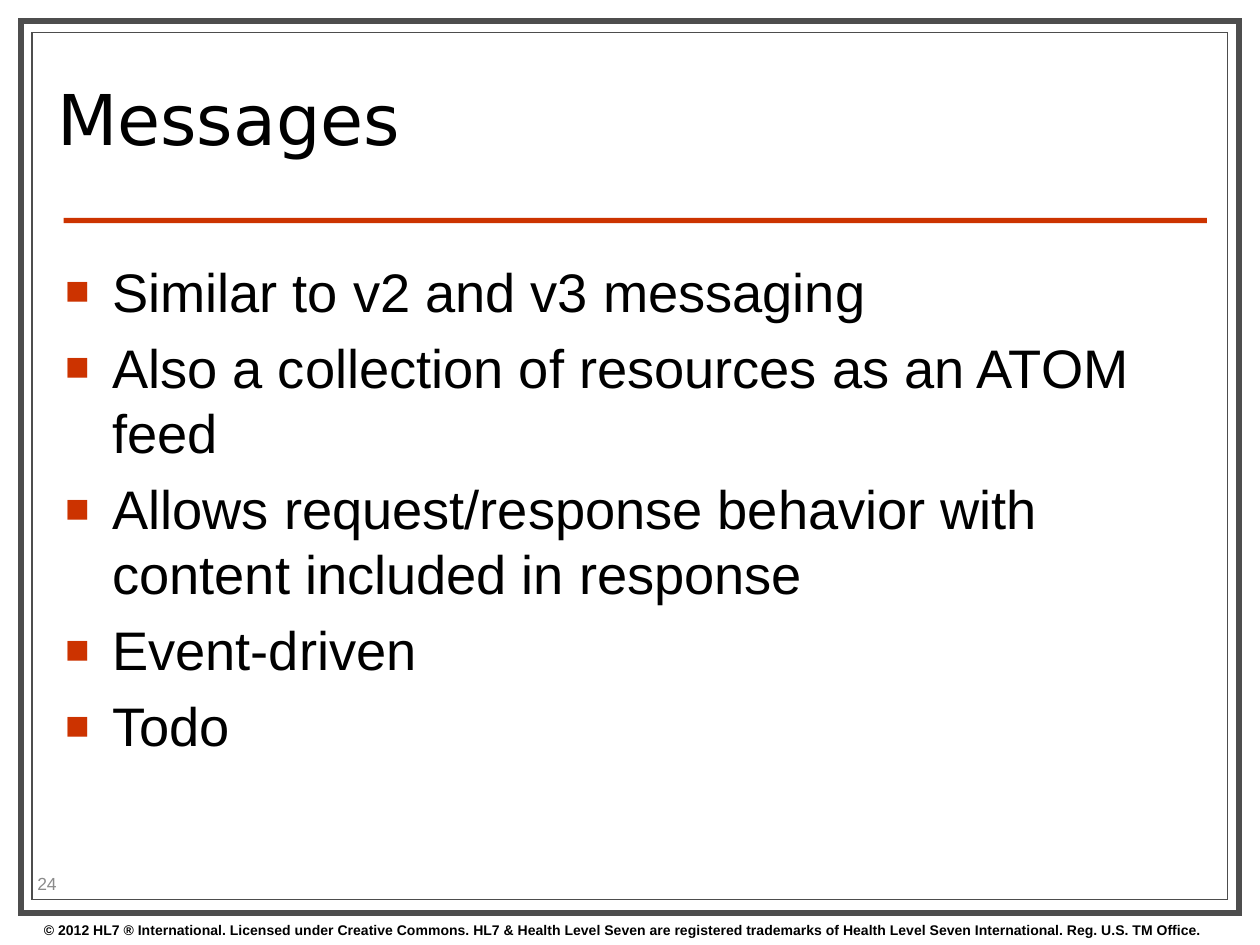
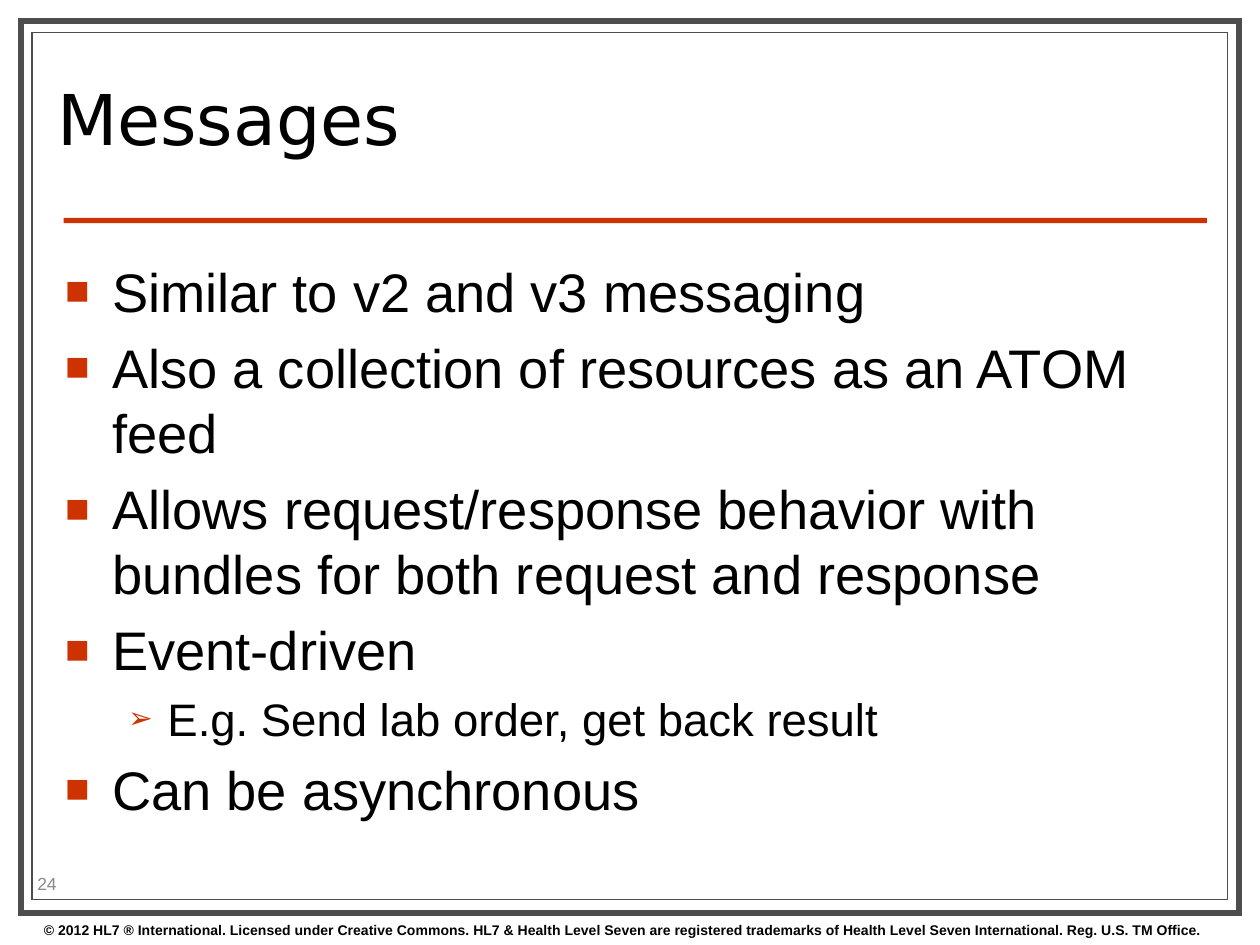
Before and after one commit to vista-novo/fhir, a slide deck: slide 24 of presentations/2013-01 Tutorials/Introduction to FHIR.pptx. Drawn at 1260x945 pixels with LibreOffice and Linux fonts; fonts in the diff are those of the drawing; background and template pictures are left out. Boxes give left, top, right and bottom in pixels: in the first picture for what was removed or moved away, otherwise in the second. Text is boxed around its words. In the diff, an @@ line names an element or a change of style, - is before the commit and + after.

```diff
--- a/presentations/2013-01 Tutorials/Introduction to FHIR.pptx
+++ b/presentations/2013-01 Tutorials/Introduction to FHIR.pptx
@@ text at <box>112,489,1040,605</box>: text changed @@
-■ Allows request/response behavior with content included in response
+■ Allows request/response behavior with bundles for both request and response
@@ text at <box>112,703,878,820</box>: text changed; size 31 to 26 pt @@
-■ Todo
+  ➢ E.g. Send lab order, get back result
+■ Can be asynchronous
```
Also in this commit, not shown: 8 other slides changed, 40 slides added, 7 slides removed.
